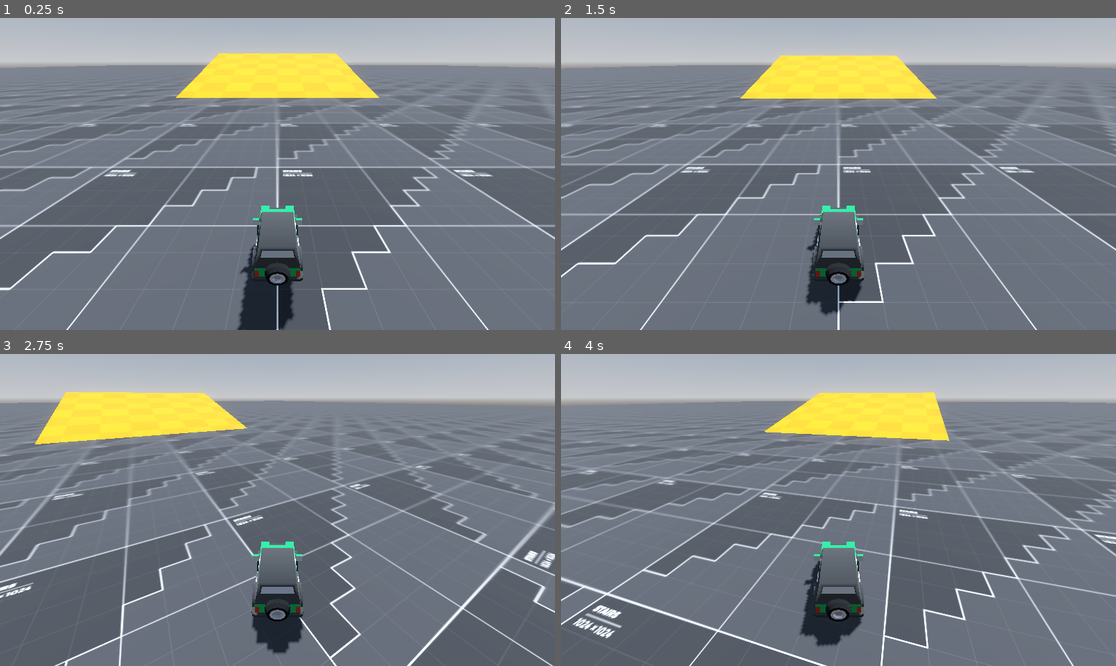
Above: before the commit, frames 1-4 (two rows, left to right).
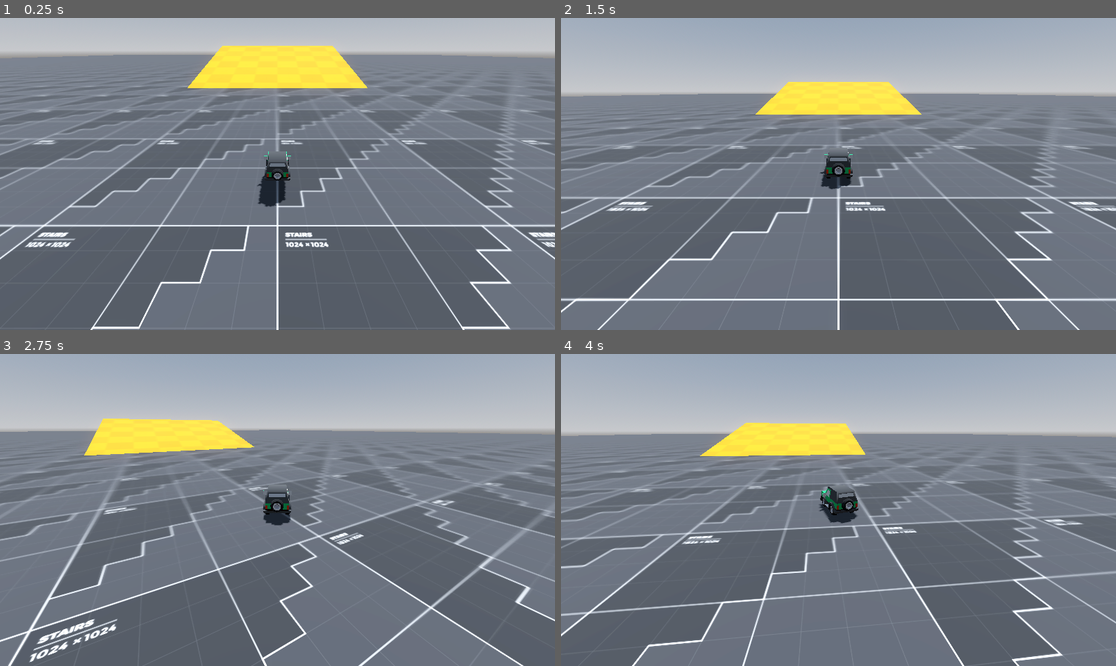
Above: after the commit, the same moments.

Repository: stmSi/arcade-vehicle
Game: Godot game, scene res://src/TestScenes/single_drive_level.tscn
Two runs of this game, one before a commit and one after it. Both use one fixed random seed, a clock stepped at 60 frames per second and the inputs below.
Inputs:
- Up to frame 1 (0.25 s): no input
- Up to frame 2 (1.5 s): hold D (steer_right) 0.53-1.28 s; hold Space (break) 0.53-1.28 s; hold S (back) from 1.28 s (still down); tap Space (break) at 1.35 s
- Up to frame 3 (2.75 s): release S (back) at 2.03 s; hold D (steer_right) from 2.03 s (still down); hold Space (break) from 2.03 s (still down)
- Up to frame 4 (4 s): release D (steer_right) at 2.78 s; release Space (break) at 2.78 s; hold W (accelerate) 2.78-3.53 s; tap Space (break) at 2.85 s; hold A (steer_left) from 3.53 s (still down); hold Space (break) from 3.53 s (still down)

The runs differ from the first frame. In frame 1, 20% of the frame differs, in the area x 0-100%, y 8-100%; in frame 2, 26%; in frame 3, 28%; in frame 4, 30%, in the area x 0-100%, y 6-100%.

Commit message:
make fluid spring like camera instead of static boring camera

Diff:
--- a/src/CarTemplate/car_template.gd
+++ b/src/CarTemplate/car_template.gd
@@ -4,9 +4,14 @@
 @onready var ball : RigidBody3D = $Ball
 @onready var car_mesh : Node3D = $CarMesh
 @onready var ground_ray : RayCast3D = $CarMesh/RayCast3D
+@onready var camera_3d = $Camera3D
 
 # Where to place the car mesh relative to the sphere
 var sphere_offset = Vector3(0, -1.0, 0)
+
+# Camera Stuff
+var camera_distance = Vector3(0, 4, 10) # The distance of the camera from the car mesh
+var camera_damping = 0.1 # Controls the springiness of the camera
 
 # Engine power
 var acceleration = 50
@@ -44,6 +49,15 @@
 	var n = ground_ray.get_collision_normal()
 	var xform = align_with_y(car_mesh.global_transform, n.normalized())
 	car_mesh.global_transform = car_mesh.global_transform.interpolate_with(xform, 1 * delta)
+
+
+	# Code to update the camera's position like a spring
+	var target_position = car_mesh.global_transform.origin + \
+		car_mesh.global_transform.basis.z * camera_distance.z + \
+		car_mesh.global_transform.basis.y * camera_distance.y
+	camera_3d.global_transform.origin = camera_3d.global_transform.origin.lerp(target_position, camera_damping)
+
+	camera_3d.look_at(car_mesh.global_transform.origin, Vector3.UP)
 
 # Called every frame. 'delta' is the elapsed time since the previous frame.
 func _process(delta):
--- a/src/CarTemplate/car_template.tscn
+++ b/src/CarTemplate/car_template.tscn
@@ -27,7 +27,7 @@
 [node name="RayCast3D" type="RayCast3D" parent="CarMesh"]
 transform = Transform3D(1, 0, 0, 0, 1, 0, 0, 0, 1, 0, 0.360421, 0)
 
-[node name="Camera3D" type="Camera3D" parent="CarMesh"]
-transform = Transform3D(1, 0, 0, 0, 0.875152, 0.483848, 0, -0.483848, 0.875152, 0, 5.09628, 4.28879)
+[node name="Camera3D" type="Camera3D" parent="."]
+transform = Transform3D(1, 0, 0, 0, 0.875152, 0.483848, 0, -0.483848, 0.875152, 0, 4.09628, 4.28879)
 
 [editable path="CarMesh"]
